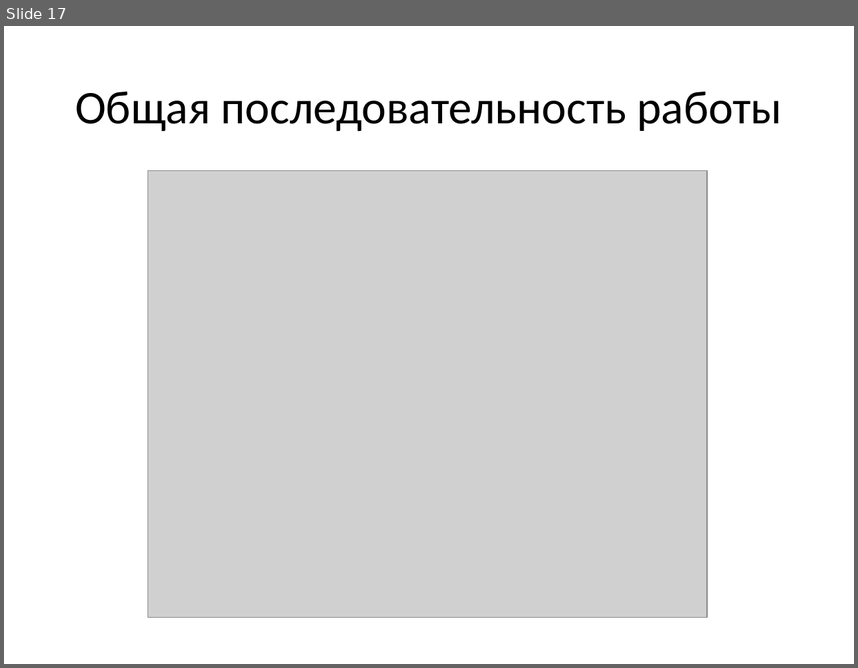
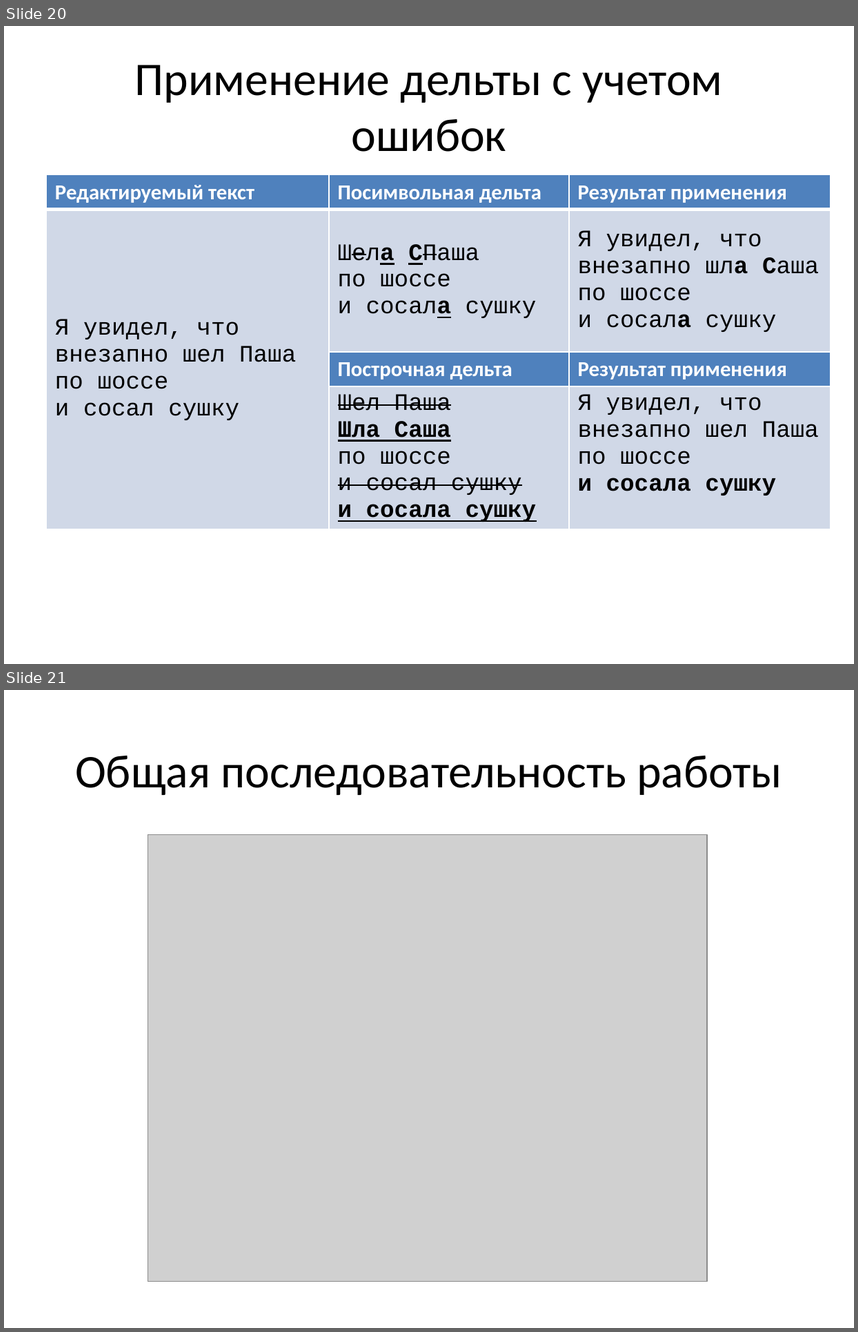
Before and after one commit to mikhail-putilov/archive, a slide deck: ВКР Путилов М.Ю. Презентация.pptx. Shown one above the other, each under a label of ours: slide 17 before the commit, slides 20 and 21 after it. The pictures are 858x668 and 858x1332 pixels, drawn with LibreOffice and Linux fonts; fonts in the diff are those of the drawing; grey boxes stand for pictures. Boxes give left, top, right and bottom in pixels: in the first picture for what was removed or moved away, otherwise in the second. Text is boxed around its words. In the diff, an @@ line names an element or a change of style, - is before the commit and + after.

```diff
--- a/ВКР Путилов М.Ю. Презентация.pptx
+++ b/ВКР Путилов М.Ю. Презентация.pptx
@@ slide 20 added at (4,26,854,664), background #FFFFFF @@
@@ title added at (135,65,723,152), 39.6 pt, text #000000 @@
+Применение дельты с учетом ошибок
@@ table added at (47,175,831,544), 4 rows, 3 columns @@
+Редактируемый текст | Посимвольная дельта | Результат применения
+Я увидел, что / внезапно шел Паша / по шоссе / и сосал сушку | Шела СПаша по шоссе и сосала сушку | Я увидел, что / внезапно шла Саша / по шоссе / и сосала сушку
+ | Построчная дельта | Результат применения
+ | Шел Паша / Шла Саша / по шоссе / и сосал сушку / и сосала сушку | Я увидел, что / внезапно шел Паша / по шоссе / и сосала сушку
@@ what was slide 17 is now slide 21 @@
```
Also in this commit, not shown: 13 slides changed, 6 other slides added, 1 slide removed, 4 other files.
